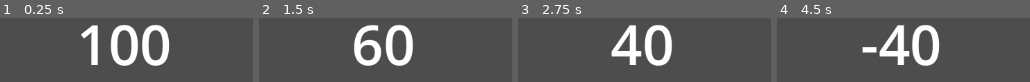
Above: before the commit, frames 1-4 (left to right).
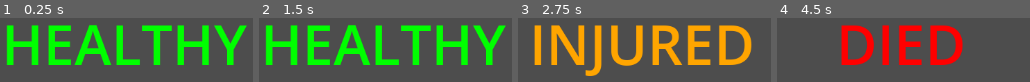
Above: after the commit, the same moments.

Repository: RunninglVlan/FirstGodotGame
Game: Godot game, scene res://gdscript-tutorial/gdscript-tutorial.tscn
Same seed, same stepped clock (60 frames per second), same inputs: the game is played once before the commit and once after it. This scene is started directly instead of the project's main scene.
Inputs:
- Up to frame 1 (0.25 s): no input
- Up to frame 2 (1.5 s): tap Enter at 0.5 s; hold Right (move_right) from 0.53 s (still down); tap Space (jump) at 0.77, 1.25 s
- Up to frame 3 (2.75 s): tap Space (jump) at 1.52 s; tap Enter at 2 s; release Right (move_right) at 2.03 s; hold Left (move_left) from 2.03 s (still down)
- Up to frame 4 (4.5 s): tap Space (jump) at 2.75, 3.02, 3.77, 4.25 s; release Left (move_left) at 2.78 s; hold Right (move_right) 2.78-4.28 s; tap Enter at 3.5 s; hold Left (move_left) from 4.28 s (still down)

The runs differ from the first frame. In frame 1, 31% of the frame differs, in the area x 2-98%, y 10-75%; in frame 2, 29%; in frame 3, 31%; in frame 4, 18%.

Commit message:
feat: using conditionals

Diff:
--- a/gdscript-tutorial/gdscript-tutorial.gd
+++ b/gdscript-tutorial/gdscript-tutorial.gd
@@ -7,12 +7,28 @@
 
 
 func _ready():
-	label.text = str(health)
+	update_label()
 
 
 func _input(event):
 	if !(event is InputEventKey and event.pressed and event.keycode == KEY_SPACE):
 		return
 
-	health -= 20
-	label.text = str(health)
+	if health <= 0:
+		return
+
+	health = max(health - 20, 0)
+	update_label()
+	$HitSound.play()
+
+
+func update_label():
+	if health > 50:
+		label.text = "Healthy"
+		label.modulate = Color.GREEN
+	elif health > 0:
+		label.text = "Injured"
+		label.modulate = Color.ORANGE
+	else:
+		label.text = "Died"
+		label.modulate = Color.RED
--- a/gdscript-tutorial/gdscript-tutorial.tscn
+++ b/gdscript-tutorial/gdscript-tutorial.tscn
@@ -1,6 +1,7 @@
-[gd_scene load_steps=2 format=3 uid="uid://gnjv56ykh4ls"]
+[gd_scene load_steps=3 format=3 uid="uid://gnjv56ykh4ls"]
 
 [ext_resource type="Script" path="res://gdscript-tutorial/gdscript-tutorial.gd" id="1_bsevu"]
+[ext_resource type="AudioStream" uid="uid://dtbdh6wrokfmq" path="res://assets/sounds/hurt.wav" id="2_4n1qf"]
 
 [node name="GDScriptTutorial" type="Node"]
 script = ExtResource("1_bsevu")
@@ -12,3 +13,7 @@
 text = "Label"
 horizontal_alignment = 1
 vertical_alignment = 1
+uppercase = true
+
+[node name="HitSound" type="AudioStreamPlayer2D" parent="."]
+stream = ExtResource("2_4n1qf")
